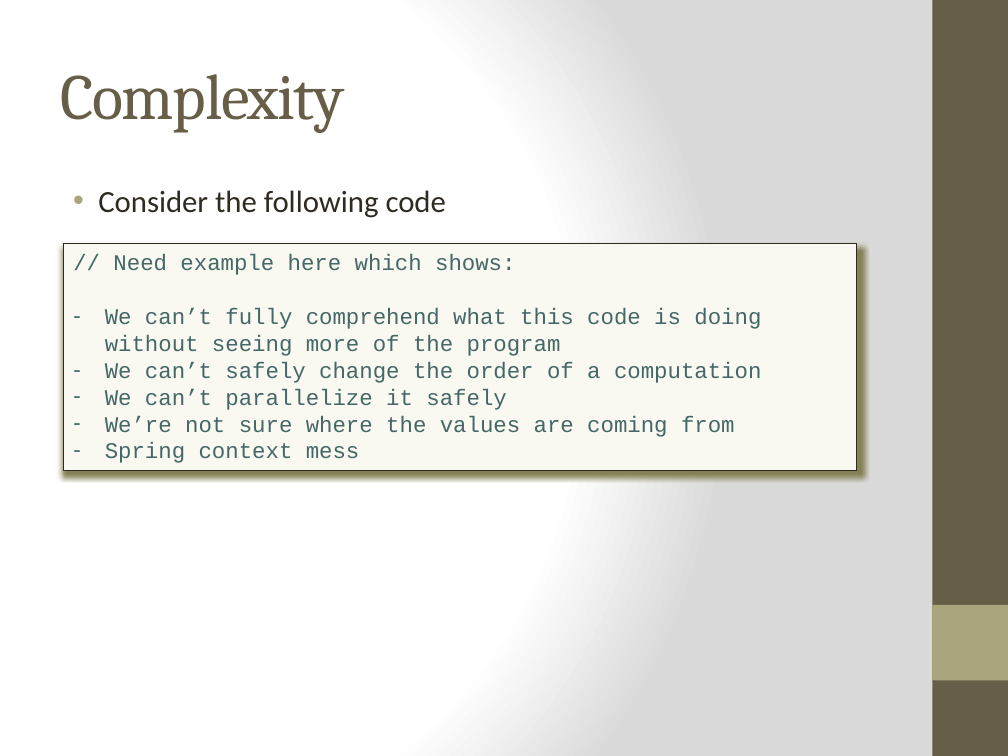
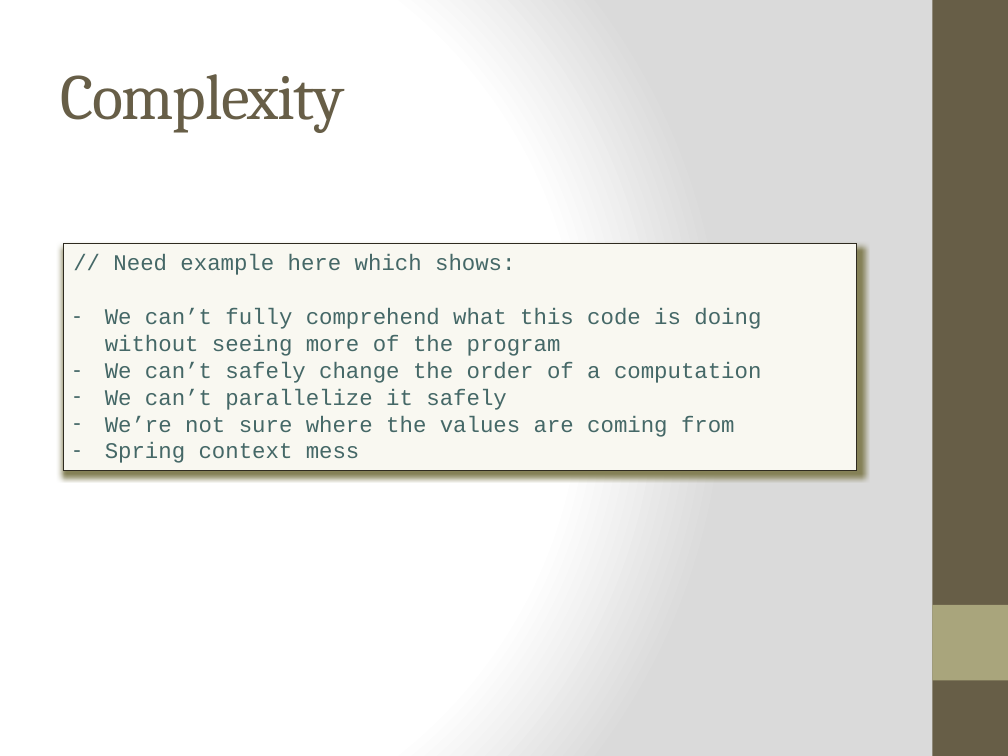
Before and after one commit to bjhartin/FoundationsOfFunctionalProgramming, a slide deck: slide 6 of FoundationsOfFunctionalProgramming.pptx (slide 7 before the commit). Drawn at 1008x756 pixels with LibreOffice and Linux fonts; fonts in the diff are those of the drawing. Boxes give left, top, right and bottom in pixels: in the first picture for what was removed or moved away, otherwise in the second. Text is boxed around its words. In the diff, an @@ line names an element or a change of style, - is before the commit and + after.

```diff
--- a/FoundationsOfFunctionalProgramming.pptx
+++ b/FoundationsOfFunctionalProgramming.pptx
@@ text removed at (98, 190, 446, 218) @@
-• Consider the following code
```
Also in this commit, not shown: 1 other slide changed, 1 slide added.
